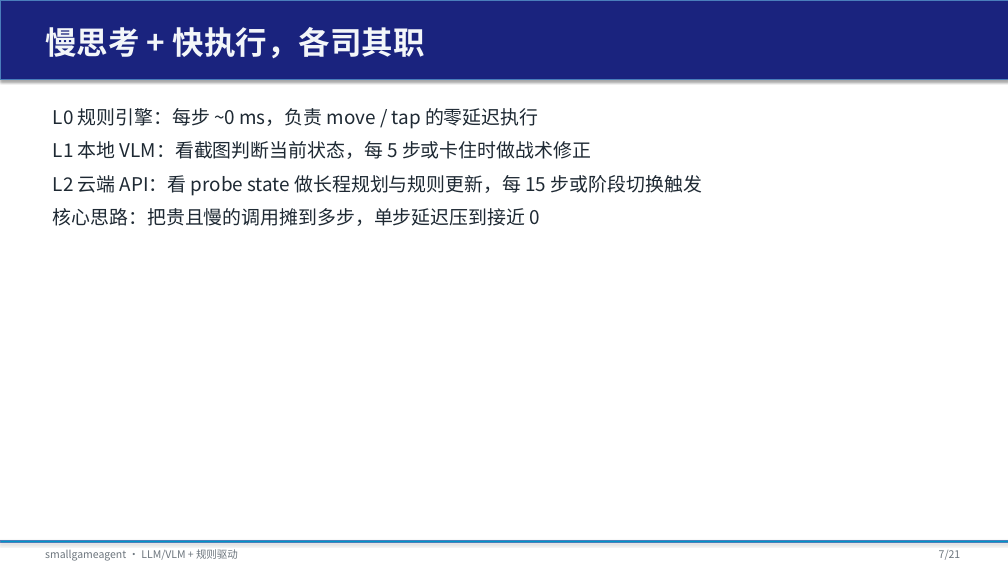
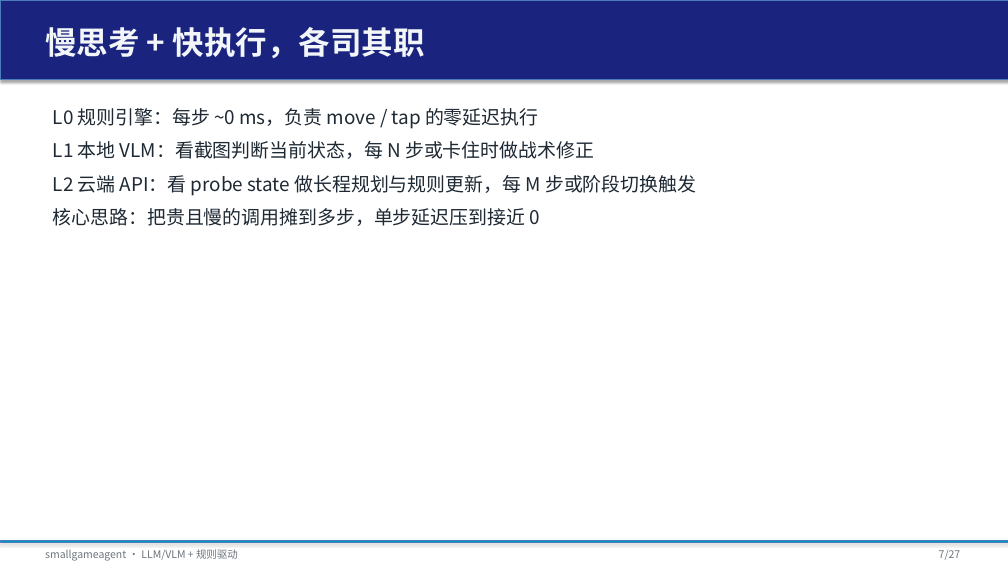
Before and after one commit to tzhazuma/smallgameagent, a slide deck: slide 7 of reports/smallgameagent_report.pptx. Drawn at 1008x567 pixels with LibreOffice and Linux fonts; fonts in the diff are those of the drawing. Boxes give left, top, right and bottom in pixels: in the first picture for what was removed or moved away, otherwise in the second. Text is boxed around its words. In the diff, an @@ line names an element or a change of style, - is before the commit and + after.

Commit message:
feat: offline replay harness, rule-update wiring, and refreshed report/PPT
- Add src/experiments/offline_replay.py for browser-free evaluation on
  processed-runs trajectories (state adapter, fake ctx, rule/hierarchical/api-rule).
- Fix RuleEngine/HierarchicalPlanner RuleParameters sharing so L2 param updates
  affect L0 in real time.
- Add exp_rule_update_mock.py and debug_l2_rule_update.py for wiring validation.
- Update multi-provider env example (.env.example) and .gitignore for games/,
  collected_datasets/.
- Refresh REPORT.md and EXPERIMENT_RESULTS.md with offline replay results.
- Regenerate PDF/PPT via scripts/generate_deliverables.py.

```diff
--- a/reports/smallgameagent_report.pptx
+++ b/reports/smallgameagent_report.pptx
@@ text at box(53, 141, 696, 196): text changed @@
-L1 本地 VLM：看截图判断当前状态，每 5 步或卡住时做战术修正
-L2 云端 API：看 probe state 做长程规划与规则更新，每 15 步或阶段切换触发
+L1 本地 VLM：看截图判断当前状态，每 N 步或卡住时做战术修正
+L2 云端 API：看 probe state 做长程规划与规则更新，每 M 步或阶段切换触发
@@ text at box(939, 550, 961, 560): text changed @@
-7/21
+7/27
```
Also in this commit, not shown: 19 other slides changed, 7 slides added, 1 slide removed, 16 other files.
